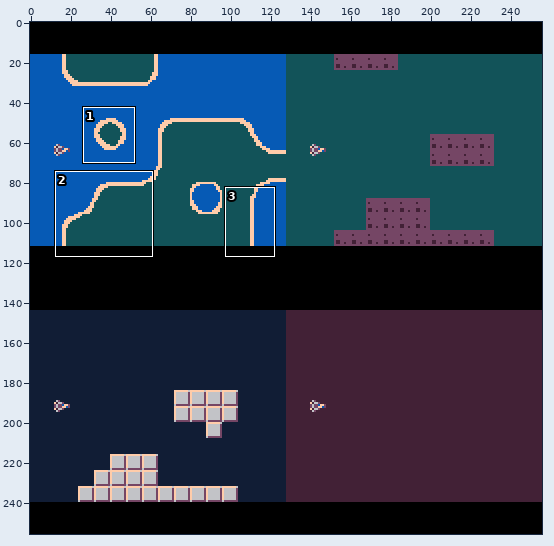
Pixel-art file, stored at design/design.aseprite. Above, an overview of the earlier version with the close-up marked.
Close-up. Earlier state:
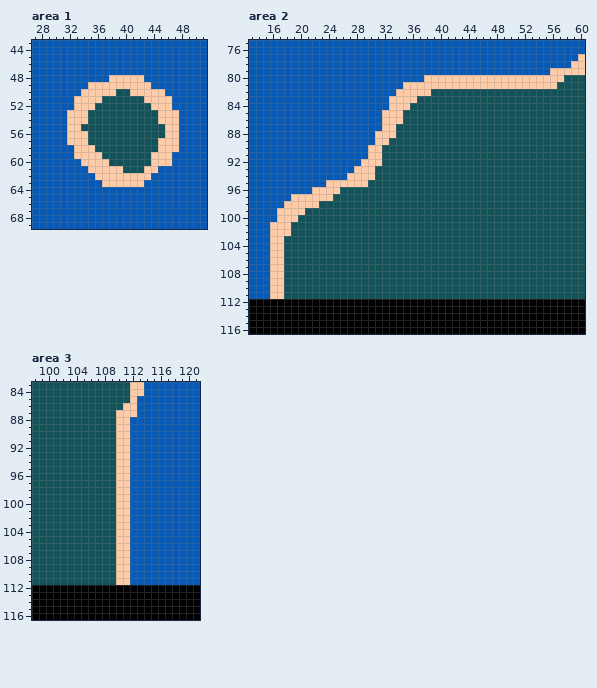
256x256 pixels, 1 frame. Shown: area 1: x 27..51, y 43..69; area 2: x 13..60, y 75..116; area 3: x 98..121, y 83..116. The commit also changed other parts of the picture, which this record leaves out.
Once edited:
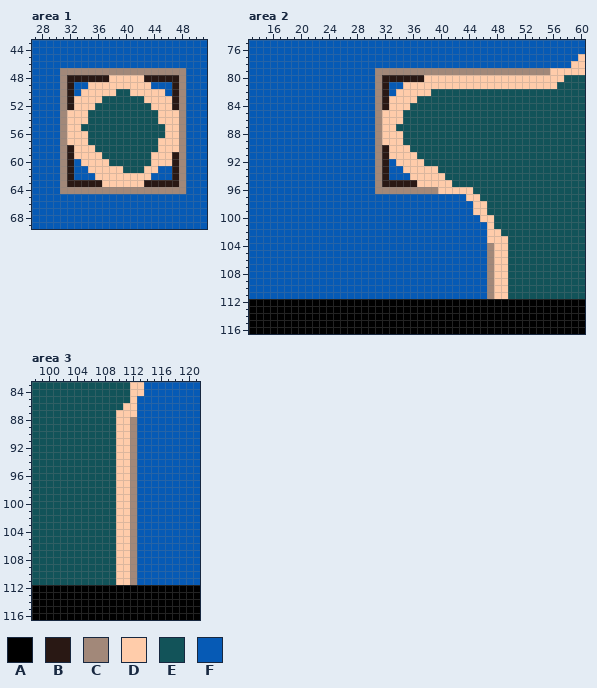
Palette (. is transparent): A #000000  B #291814  C #a28879  D #ffccaa  E #125359  F #065ab5
Edits made:
layer "structures - serialized" now shown
Changed rows in their new state; - is an unchanged pixel.
Area 1, layer "structures - serialized":
first column x 31:
47 CCCCCCCCCCCCCCCCCC
48 CBBBBBB-----BBBBBC
49 CB--------------BC
50 CB--------------BC
51 CB--------------BC
52 CB--------------BC
53 C----------------C
54 C----------------C
55 C----------------C
56 C----------------C
57 C----------------C
58 CB---------------C
59 CB--------------BC
60 CB--------------BC
61 CB--------------BC
62 CB--------------BC
63 CBBBBB------BBBBBC
64 CCCCCCCCCCCCCCCCCC
Area 2, layers "structures - tiles", "structures - serialized":
first column x 16:
 79 ---------------CCCCCCCCCCCCCCCCCCCCCCCCC
 80 ---------------CBBBBBB------------------
 81 ---------------CB-----------------------
 82 ---------------CB-----------------------
 83 ---------------CB-----------------------
 84 ---------------CB-----------------------
 85 ---------------C------------------------
 86 ---------------C------------------------
 87 ---------------C------------------------
 88 ---------------C--D---------------------
 89 ---------------C-DD---------------------
 90 --------------FCBDDD--------------------
 91 --------------FCBDDDD-------------------
 92 -------------FFCBFDDDD------------------
 93 ------------FFFCBFFDDDDD----------------
 94 -----------FFFFCBFFFDDDDD---------------
 95 --------FFFFFFFCBBBBBDDDDD--------------
 96 ------FFFFFFFFFCCCCCCCCCDDDDD-----------
 97 ---FFFFFFFFFFFFFFFFFFFFFFFFFDD----------
 98 --FFFFFFFFFFFFFFFFFFFFFFFFFFFDD---------
 99 -FFFFFFFFFFFFFFFFFFFFFFFFFFFFDD---------
100 -FFFFFFFFFFFFFFFFFFFFFFFFFFFFFDD--------
101 FFFFFFFFFFFFFFFFFFFFFFFFFFFFFFFD--------
102 FFFFFFFFFFFFFFFFFFFFFFFFFFFFFFFDD-------
103 FFFFFFFFFFFFFFFFFFFFFFFFFFFFFFFDDD------
104 FFFFFFFFFFFFFFFFFFFFFFFFFFFFFFFCDD------
105 FFFFFFFFFFFFFFFFFFFFFFFFFFFFFFFCDD------
106 FFFFFFFFFFFFFFFFFFFFFFFFFFFFFFFCDD------
107 FFFFFFFFFFFFFFFFFFFFFFFFFFFFFFFCDD------
108 FFFFFFFFFFFFFFFFFFFFFFFFFFFFFFFCDD------
109 FFFFFFFFFFFFFFFFFFFFFFFFFFFFFFFCDD------
110 FFFFFFFFFFFFFFFFFFFFFFFFFFFFFFFCDD------
111 FFFFFFFFFFFFFFFFFFFFFFFFFFFFFFFCDD------
Area 3, layer "structures - serialized":
first column x 112:
 88 C
 89 C
 90 C
 91 C
 92 C
 93 C
 94 C
 95 C
 96 C
 97 C
 98 C
 99 C
100 C
101 C
102 C
103 C
104 C
105 C
106 C
107 C
108 C
109 C
110 C
111 C
